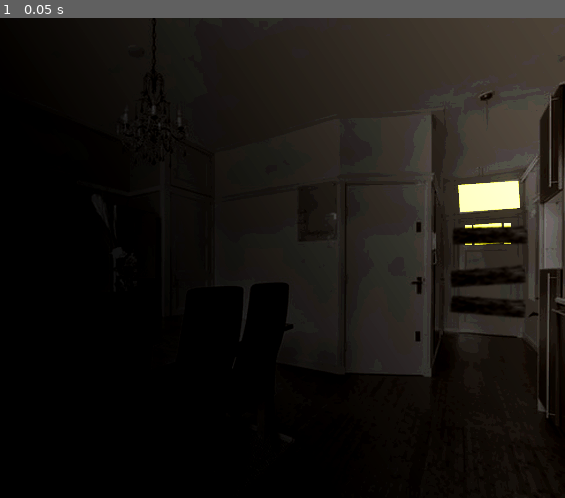
Above: before the commit, frame 1.
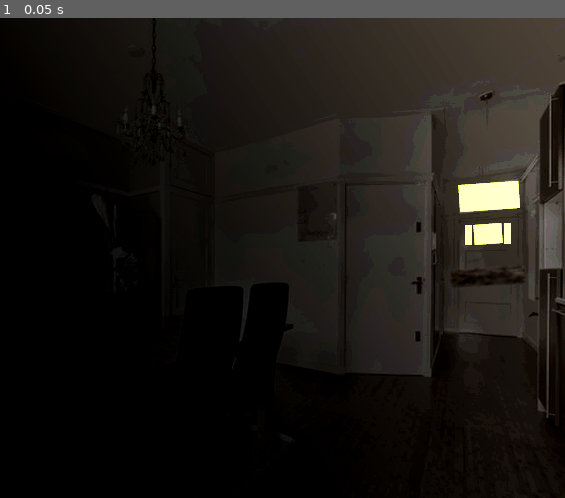
Above: after the commit, the same moment.

Repository: FlamingHerb/obsessed
Game: Godot game, scene res://scenes/areas/living_room.tscn
Two runs of this game, one before a commit and one after it. Both use one fixed random seed, a clock stepped at 60 frames per second and the inputs below. This scene is started directly instead of the project's main scene.
Inputs:
- Up to frame 1 (0.05 s): no input

The runs differ from the first frame. In frame 1, 0.9% of the frame differs, in the area x 79-94%, y 43-63%.

Commit message:
feat(var): add in more operations for variable setting

Diff:
--- a/resources/commands/command_set_variable.gd
+++ b/resources/commands/command_set_variable.gd
@@ -3,11 +3,30 @@
 class_name SetVariableCommand
 extends Commands
 
+enum OPERATION {
+	ADD,
+	SUBTRACT,
+	SET
+}
+
 ## Switch to change status.
 @export var variable: DataManager.VAR_NAME
+## Value that we want to set.
 @export var value: Variant
+## Operation done to the value.
+@export var operation: OPERATION = OPERATION.SET
 
 @warning_ignore("unused_parameter")
 func execute(node: MapEventBase) -> bool:
-	DataManager.set_variable(variable, value)
+	var data = DataManager.get_variable(variable)
+
+	match OPERATION:
+		OPERATION.ADD:
+			data += value
+		OPERATION.SUBTRACT:
+			data -= value
+
+	# NO OPERATION SET. BECAUSE WE ARE OPTIMIZING IDIOTS
+	DataManager.set_variable(variable, data)
+
 	return true
--- a/resources/events/event_page.gd
+++ b/resources/events/event_page.gd
@@ -28,8 +28,17 @@
 ## Self-switches required to activate this event page.
 @export var self_switch_triggers: Array[String]
 
+
 @export_category("Properties")
+## Type of Trigger to show.
 @export var trigger: TRIGGER_TYPE
+## Offset to issue for this specific event page.
+@export var offset_issued: Vector2
+## Turn this transparent after the triggers.
+@export var transparent: bool
+## Graphic node to refer to. Must be inside MapEventBase.
+## Will only show when specific conditions are set.
+@export var graphic: String
 
 @export_category("Commands")
 ## Commands to run for this event page.
--- /dev/null
+++ b/resources/events/living_room/board_planks.tres
@@ -0,0 +1,18 @@
+[gd_resource type="Resource" script_class="EventPage" format=3 uid="uid://dx06opxqxx1md"]
+
+[ext_resource type="Script" uid="uid://biefknbxbqcq2" path="res://resources/commands/command_template.gd" id="1_juiat"]
+[ext_resource type="Script" uid="uid://dg2l4x6x7w44q" path="res://resources/commands/command_message.gd" id="2_7goek"]
+[ext_resource type="Script" uid="uid://bdpj5h4j8eq0h" path="res://resources/events/event_page.gd" id="2_wv3hf"]
+[ext_resource type="Script" uid="uid://b27o0fm3tbj61" path="res://resources/conditions/variable_condition.gd" id="3_7goek"]
+
+[sub_resource type="Resource" id="Resource_2glo6"]
+script = ExtResource("2_7goek")
+window_text = "She boarded this up. I have to find something to break this..."
+metadata/_custom_type_script = "uid://dg2l4x6x7w44q"
+
+[resource]
+resource_name = "Board Planks"
+script = ExtResource("2_wv3hf")
+graphic = "Sprite"
+commands = Array[ExtResource("1_juiat")]([SubResource("Resource_2glo6")])
+metadata/_custom_type_script = "uid://bdpj5h4j8eq0h"
--- /dev/null
+++ b/resources/events/living_room/board_planks_down.tres
@@ -0,0 +1,21 @@
+[gd_resource type="Resource" script_class="EventPage" format=3 uid="uid://dw6omwgrg6leb"]
+
+[ext_resource type="Script" uid="uid://biefknbxbqcq2" path="res://resources/commands/command_template.gd" id="1_exmc5"]
+[ext_resource type="Script" uid="uid://dg2l4x6x7w44q" path="res://resources/commands/command_message.gd" id="2_exmc5"]
+[ext_resource type="Script" uid="uid://bdpj5h4j8eq0h" path="res://resources/events/event_page.gd" id="3_1rt2g"]
+[ext_resource type="Script" uid="uid://b27o0fm3tbj61" path="res://resources/conditions/variable_condition.gd" id="4_fj1rv"]
+
+[sub_resource type="Resource" id="Resource_3epv6"]
+script = ExtResource("2_exmc5")
+window_text = "Just a few more planks..."
+seconds = 2.0
+metadata/_custom_type_script = "uid://dg2l4x6x7w44q"
+
+[resource]
+resource_name = "Board Planks Down"
+script = ExtResource("3_1rt2g")
+switch_triggers = Array[int]([0])
+self_switch_triggers = Array[String](["BoardDown"])
+graphic = "Sprite"
+commands = Array[ExtResource("1_exmc5")]([SubResource("Resource_3epv6")])
+metadata/_custom_type_script = "uid://bdpj5h4j8eq0h"
--- /dev/null
+++ b/resources/events/living_room/board_planks_interactable.tres
@@ -0,0 +1,26 @@
+[gd_resource type="Resource" script_class="EventPage" format=3 uid="uid://dlwob5v4g1i2y"]
+
+[ext_resource type="Script" uid="uid://biefknbxbqcq2" path="res://resources/commands/command_template.gd" id="1_mo30u"]
+[ext_resource type="Script" uid="uid://cngduwe42kdaq" path="res://resources/commands/command_set_self_switch.gd" id="2_mo30u"]
+[ext_resource type="Script" uid="uid://bpadn0u8qkeif" path="res://resources/commands/command_set_variable.gd" id="2_us0c1"]
+[ext_resource type="Script" uid="uid://bdpj5h4j8eq0h" path="res://resources/events/event_page.gd" id="3_coih2"]
+[ext_resource type="Script" uid="uid://b27o0fm3tbj61" path="res://resources/conditions/variable_condition.gd" id="4_dylwi"]
+
+[sub_resource type="Resource" id="Resource_hgep1"]
+script = ExtResource("2_us0c1")
+value = 1
+operation = 0
+metadata/_custom_type_script = "uid://bpadn0u8qkeif"
+
+[sub_resource type="Resource" id="Resource_2glo6"]
+script = ExtResource("2_mo30u")
+switch = "BoardDown"
+metadata/_custom_type_script = "uid://cngduwe42kdaq"
+
+[resource]
+resource_name = "Board Planks Active"
+script = ExtResource("3_coih2")
+switch_triggers = Array[int]([0])
+graphic = "Sprite"
+commands = Array[ExtResource("1_mo30u")]([SubResource("Resource_hgep1"), SubResource("Resource_2glo6")])
+metadata/_custom_type_script = "uid://bdpj5h4j8eq0h"
--- a/scenes/areas/bathroom_downstairs.tscn
+++ b/scenes/areas/bathroom_downstairs.tscn
@@ -4,7 +4,7 @@
 [ext_resource type="Texture2D" uid="uid://c8qdqv7clj6nf" path="res://assets/graphics/bg/bathroom_downstairs.png" id="2_4wf2y"]
 [ext_resource type="PackedScene" uid="uid://s0cgr666xcug" path="res://scenes/map/map_event_base.tscn" id="3_y4lhg"]
 [ext_resource type="Script" uid="uid://bdpj5h4j8eq0h" path="res://resources/events/event_page.gd" id="4_cxf5q"]
-[ext_resource type="Resource" uid="uid://bry6br7jom0f0" path="res://resources/events/to_hall.tres" id="5_h8d3f"]
+[ext_resource type="Resource" uid="uid://bry6br7jom0f0" path="res://resources/events/area_transfer/to_hall.tres" id="5_h8d3f"]
 
 [sub_resource type="Gradient" id="Gradient_y4lhg"]
 colors = PackedColorArray(0, 0, 0, 0.8235294, 0, 0, 0, 0)
--- a/scenes/areas/bathroom_upstairs.tscn
+++ b/scenes/areas/bathroom_upstairs.tscn
@@ -4,7 +4,7 @@
 [ext_resource type="Texture2D" uid="uid://dhwn3pyuk8fp7" path="res://assets/graphics/bg/bathroom_upstairs.png" id="2_4e2xn"]
 [ext_resource type="PackedScene" uid="uid://s0cgr666xcug" path="res://scenes/map/map_event_base.tscn" id="3_1fm6j"]
 [ext_resource type="Script" uid="uid://bdpj5h4j8eq0h" path="res://resources/events/event_page.gd" id="4_cvae2"]
-[ext_resource type="Resource" uid="uid://b5kql52cus4kh" path="res://resources/events/to_hall_stairs.tres" id="5_37km5"]
+[ext_resource type="Resource" uid="uid://b5kql52cus4kh" path="res://resources/events/area_transfer/to_hall_stairs.tres" id="5_37km5"]
 
 [sub_resource type="Gradient" id="Gradient_y4lhg"]
 colors = PackedColorArray(0, 0, 0, 0.8235294, 0, 0, 0, 0)
--- a/scenes/areas/bed_room.tscn
+++ b/scenes/areas/bed_room.tscn
@@ -4,7 +4,7 @@
 [ext_resource type="Texture2D" uid="uid://ci0qflmohaa4b" path="res://assets/graphics/bg/bed_room.png" id="2_0tygs"]
 [ext_resource type="PackedScene" uid="uid://s0cgr666xcug" path="res://scenes/map/map_event_base.tscn" id="3_3yxs0"]
 [ext_resource type="Script" uid="uid://bdpj5h4j8eq0h" path="res://resources/events/event_page.gd" id="4_h5xoj"]
-[ext_resource type="Resource" uid="uid://b5kql52cus4kh" path="res://resources/events/to_hall_stairs.tres" id="5_jt4b5"]
+[ext_resource type="Resource" uid="uid://b5kql52cus4kh" path="res://resources/events/area_transfer/to_hall_stairs.tres" id="5_jt4b5"]
 [ext_resource type="Script" uid="uid://biefknbxbqcq2" path="res://resources/commands/command_template.gd" id="5_ovx53"]
 [ext_resource type="Script" uid="uid://b27o0fm3tbj61" path="res://resources/conditions/variable_condition.gd" id="6_jt4b5"]
 [ext_resource type="Script" uid="uid://dg2l4x6x7w44q" path="res://resources/commands/command_message.gd" id="9_k2ram"]
--- a/scenes/areas/closet_room.tscn
+++ b/scenes/areas/closet_room.tscn
@@ -4,13 +4,13 @@
 [ext_resource type="Texture2D" uid="uid://c5w5kj5snnmn0" path="res://assets/graphics/bg/closet_room.png" id="2_o85dr"]
 [ext_resource type="PackedScene" uid="uid://s0cgr666xcug" path="res://scenes/map/map_event_base.tscn" id="3_6kk2w"]
 [ext_resource type="Script" uid="uid://bdpj5h4j8eq0h" path="res://resources/events/event_page.gd" id="4_ei1gx"]
-[ext_resource type="Resource" uid="uid://b5kql52cus4kh" path="res://resources/events/to_hall_stairs.tres" id="5_qtfh4"]
+[ext_resource type="Resource" uid="uid://b5kql52cus4kh" path="res://resources/events/area_transfer/to_hall_stairs.tres" id="5_qtfh4"]
 
-[sub_resource type="Gradient" id="Gradient_jt4b5"]
+[sub_resource type="Gradient" id="Gradient_6kk2w"]
 colors = PackedColorArray(0, 0, 0, 0.8235294, 0, 0, 0, 0)
 
 [sub_resource type="GradientTexture2D" id="GradientTexture2D_6kk2w"]
-gradient = SubResource("Gradient_jt4b5")
+gradient = SubResource("Gradient_6kk2w")
 width = 640
 height = 480
 fill_from = Vector2(0.5, 0.1)
--- a/scenes/areas/garage.tscn
+++ b/scenes/areas/garage.tscn
@@ -4,13 +4,13 @@
 [ext_resource type="Texture2D" uid="uid://11o77xhdyp4f" path="res://assets/graphics/bg/garage.png" id="2_utxgq"]
 [ext_resource type="PackedScene" uid="uid://s0cgr666xcug" path="res://scenes/map/map_event_base.tscn" id="3_k3tx4"]
 [ext_resource type="Script" uid="uid://bdpj5h4j8eq0h" path="res://resources/events/event_page.gd" id="4_l6rr3"]
-[ext_resource type="Resource" uid="uid://bry6br7jom0f0" path="res://resources/events/to_hall.tres" id="5_xrobh"]
+[ext_resource type="Resource" uid="uid://bry6br7jom0f0" path="res://resources/events/area_transfer/to_hall.tres" id="5_xrobh"]
 
-[sub_resource type="Gradient" id="Gradient_y4lhg"]
+[sub_resource type="Gradient" id="Gradient_k3tx4"]
 colors = PackedColorArray(0, 0, 0, 0.8235294, 0, 0, 0, 0)
 
 [sub_resource type="GradientTexture2D" id="GradientTexture2D_k3tx4"]
-gradient = SubResource("Gradient_y4lhg")
+gradient = SubResource("Gradient_k3tx4")
 width = 640
 height = 480
 fill_from = Vector2(0.5, 0)
--- a/scenes/areas/hall.tscn
+++ b/scenes/areas/hall.tscn
@@ -4,10 +4,10 @@
 [ext_resource type="Texture2D" uid="uid://bc00ytka7xc8o" path="res://assets/graphics/bg/hall.png" id="2_f55t6"]
 [ext_resource type="PackedScene" uid="uid://s0cgr666xcug" path="res://scenes/map/map_event_base.tscn" id="3_4e5cd"]
 [ext_resource type="Script" uid="uid://bdpj5h4j8eq0h" path="res://resources/events/event_page.gd" id="4_p8kip"]
-[ext_resource type="Resource" uid="uid://b5kql52cus4kh" path="res://resources/events/to_hall_stairs.tres" id="5_f3ugf"]
-[ext_resource type="Resource" uid="uid://c15p0kg3nucvc" path="res://resources/events/to_garage.tres" id="6_fut28"]
-[ext_resource type="Resource" uid="uid://d28sswxfq8lf5" path="res://resources/events/to_bath_room_downstairs.tres" id="7_i6a3y"]
-[ext_resource type="Resource" uid="uid://bxvsfduxg6uxf" path="res://resources/events/to_living_room.tres" id="8_lan0v"]
+[ext_resource type="Resource" uid="uid://b5kql52cus4kh" path="res://resources/events/area_transfer/to_hall_stairs.tres" id="5_f3ugf"]
+[ext_resource type="Resource" uid="uid://c15p0kg3nucvc" path="res://resources/events/area_transfer/to_garage.tres" id="6_fut28"]
+[ext_resource type="Resource" uid="uid://d28sswxfq8lf5" path="res://resources/events/area_transfer/to_bath_room_downstairs.tres" id="7_i6a3y"]
+[ext_resource type="Resource" uid="uid://bxvsfduxg6uxf" path="res://resources/events/area_transfer/to_living_room.tres" id="8_lan0v"]
 [ext_resource type="Script" uid="uid://biefknbxbqcq2" path="res://resources/commands/command_template.gd" id="9_lan0v"]
 [ext_resource type="Script" uid="uid://dg2l4x6x7w44q" path="res://resources/commands/command_message.gd" id="10_ldcdr"]
 [ext_resource type="Script" uid="uid://b27o0fm3tbj61" path="res://resources/conditions/variable_condition.gd" id="11_mx2il"]
--- a/scenes/areas/hall_stairs.tscn
+++ b/scenes/areas/hall_stairs.tscn
@@ -4,10 +4,10 @@
 [ext_resource type="Texture2D" uid="uid://b4y78hphu7aac" path="res://assets/graphics/bg/hall_stairs.png" id="2_sdjyn"]
 [ext_resource type="PackedScene" uid="uid://s0cgr666xcug" path="res://scenes/map/map_event_base.tscn" id="3_n7hcf"]
 [ext_resource type="Script" uid="uid://bdpj5h4j8eq0h" path="res://resources/events/event_page.gd" id="4_jca5f"]
-[ext_resource type="Resource" uid="uid://dgxdn1mgdju1y" path="res://resources/events/to_bed_room.tres" id="5_hqxhg"]
-[ext_resource type="Resource" uid="uid://bq7fpinggvitt" path="res://resources/events/to_bath_room_upstairs.tres" id="6_hqxhg"]
-[ext_resource type="Resource" uid="uid://dcgjq6tmqcpgv" path="res://resources/events/to_closet_room.tres" id="7_0vewf"]
-[ext_resource type="Resource" uid="uid://bry6br7jom0f0" path="res://resources/events/to_hall.tres" id="8_jca5f"]
+[ext_resource type="Resource" uid="uid://dgxdn1mgdju1y" path="res://resources/events/area_transfer/to_bed_room.tres" id="5_hqxhg"]
+[ext_resource type="Resource" uid="uid://bq7fpinggvitt" path="res://resources/events/area_transfer/to_bath_room_upstairs.tres" id="6_hqxhg"]
+[ext_resource type="Resource" uid="uid://dcgjq6tmqcpgv" path="res://resources/events/area_transfer/to_closet_room.tres" id="7_0vewf"]
+[ext_resource type="Resource" uid="uid://bry6br7jom0f0" path="res://resources/events/area_transfer/to_hall.tres" id="8_jca5f"]
 
 [sub_resource type="Gradient" id="Gradient_lan0v"]
 colors = PackedColorArray(0, 0, 0, 1, 0, 0, 0, 0)
--- a/scenes/areas/kitchen.tscn
+++ b/scenes/areas/kitchen.tscn
@@ -4,7 +4,7 @@
 [ext_resource type="Texture2D" uid="uid://y71no3w8x4ug" path="res://assets/graphics/bg/kitchen.png" id="2_mtfoj"]
 [ext_resource type="PackedScene" uid="uid://s0cgr666xcug" path="res://scenes/map/map_event_base.tscn" id="3_jvgkm"]
 [ext_resource type="Script" uid="uid://bdpj5h4j8eq0h" path="res://resources/events/event_page.gd" id="4_ffsgo"]
-[ext_resource type="Resource" uid="uid://bxvsfduxg6uxf" path="res://resources/events/to_living_room.tres" id="5_tnnaj"]
+[ext_resource type="Resource" uid="uid://bxvsfduxg6uxf" path="res://resources/events/area_transfer/to_living_room.tres" id="5_tnnaj"]
 
 [sub_resource type="Gradient" id="Gradient_y4lhg"]
 colors = PackedColorArray(0, 0, 0, 0.8235294, 0, 0, 0, 0)
--- a/scenes/areas/living_room.tscn
+++ b/scenes/areas/living_room.tscn
@@ -6,8 +6,11 @@
 [ext_resource type="Texture2D" uid="uid://yk8ufvy16d4e" path="res://assets/graphics/items/wood.png" id="3_pfpmf"]
 [ext_resource type="Environment" uid="uid://t0buq04dujjp" path="res://resources/new_environment.tres" id="4_2glo6"]
 [ext_resource type="Script" uid="uid://bdpj5h4j8eq0h" path="res://resources/events/event_page.gd" id="4_sva3m"]
-[ext_resource type="Resource" uid="uid://bry6br7jom0f0" path="res://resources/events/to_hall.tres" id="5_pfpmf"]
-[ext_resource type="Resource" uid="uid://dufrdpxh73qdy" path="res://resources/events/to_kitchen.tres" id="6_sva3m"]
+[ext_resource type="Resource" uid="uid://bry6br7jom0f0" path="res://resources/events/area_transfer/to_hall.tres" id="5_pfpmf"]
+[ext_resource type="Resource" uid="uid://dufrdpxh73qdy" path="res://resources/events/area_transfer/to_kitchen.tres" id="6_sva3m"]
+[ext_resource type="Resource" uid="uid://dx06opxqxx1md" path="res://resources/events/living_room/board_planks.tres" id="8_hgep1"]
+[ext_resource type="Resource" uid="uid://dlwob5v4g1i2y" path="res://resources/events/living_room/board_planks_interactable.tres" id="9_7s5uc"]
+[ext_resource type="Resource" uid="uid://dw6omwgrg6leb" path="res://resources/events/living_room/board_planks_down.tres" id="10_7s5uc"]
 
 [sub_resource type="Gradient" id="Gradient_pfpmf"]
 offsets = PackedFloat32Array(0)
@@ -44,23 +47,6 @@
 position = Vector2(320, 240)
 texture = ExtResource("2_btl2f")
 
-[node name="Sprite2D2" type="Sprite2D" parent="." unique_id=765492802]
-modulate = Color(0.2627451, 0.2627451, 0.2627451, 1)
-position = Vector2(563, 259)
-rotation = -0.1449411
-texture = ExtResource("3_pfpmf")
-
-[node name="Sprite2D3" type="Sprite2D" parent="." unique_id=1430812474]
-modulate = Color(0.2627451, 0.2627451, 0.2627451, 1)
-position = Vector2(563, 289)
-texture = ExtResource("3_pfpmf")
-
-[node name="Sprite2D4" type="Sprite2D" parent="." unique_id=1023272724]
-modulate = Color(0.2627451, 0.2627451, 0.2627451, 1)
-position = Vector2(565, 218)
-rotation = -0.093478166
-texture = ExtResource("3_pfpmf")
-
 [node name="Shadow" type="Sprite2D" parent="." unique_id=1693263211]
 modulate = Color(0.14509805, 0.14509805, 0.14509805, 1)
 self_modulate = Color(0.14509805, 0.14509805, 0.14509805, 1)
@@ -81,3 +67,15 @@
 
 [node name="CollisionPolygon2D" type="CollisionPolygon2D" parent="ToKitchen" unique_id=843016154]
 polygon = PackedVector2Array(420, 167, 501, 166, 501, 359, 420, 357)
+
+[node name="Plank" parent="." unique_id=1357573954 instance=ExtResource("3_ms3w4")]
+event_page_list = Array[ExtResource("4_sva3m")]([ExtResource("8_hgep1"), ExtResource("9_7s5uc"), ExtResource("10_7s5uc")])
+
+[node name="Sprite" type="Sprite2D" parent="Plank" unique_id=765492802]
+modulate = Color(0.2627451, 0.2627451, 0.2627451, 1)
+position = Vector2(563, 259)
+rotation = -0.1449411
+texture = ExtResource("3_pfpmf")
+
+[node name="CollisionPolygon2D" type="CollisionPolygon2D" parent="Plank" unique_id=1600126869]
+polygon = PackedVector2Array(526, 253, 527, 268, 600, 264, 600, 247)
--- a/scripts/logic/data_manager.gd
+++ b/scripts/logic/data_manager.gd
@@ -10,11 +10,11 @@
 extends Node
 
 enum SWCH_NAME {
-	LOC_1_STALL,
+	HAMMER_GOTTEN,
 }
 
 enum VAR_NAME {
-	VAR_1,
+	BOARDS_BROKEN,
 	VAR_2,
 }
 
--- a/scripts/logic/events.gd
+++ b/scripts/logic/events.gd
@@ -17,6 +17,9 @@
 # For opening save/load menu
 signal open_save_menu
 signal open_load_menu
+
+# An event is running. Stop any other events from running.
+signal event_running(running: bool)
 
 ## When you want to force the state change
 signal state_change_force(target_state_path: String)
--- a/scripts/map/map_event_base.gd
+++ b/scripts/map/map_event_base.gd
@@ -22,6 +22,10 @@
 
 # Called when the node enters the scene tree for the first time.
 func _ready() -> void:
+	# Connect in case other events may clash.
+	Events.event_running.connect(_another_event_running)
+
+	# Connect for any data changes.
 	DataManager.data_changed.connect(_find_suitable_page)
 
 	# Making sure every map event has at least a page, even if it is empty.
@@ -30,6 +34,10 @@
 	# In the possibility that, when you load in and there's no triggers, it will
 	# activate the following.
 	_find_suitable_page()
+
+func _another_event_running(running: bool) -> void:
+	pass
+
 
 func _process(_delta: float) -> void:
 	if current_page:
@@ -40,8 +48,15 @@
 
 func _on_input_event(viewport: Node, event: InputEvent, shape_idx: int) -> void:
 	if event is InputEventMouseButton and event.is_pressed():
-		interact()
-		get_viewport().set_input_as_handled()
+		match event.button_index:
+			MOUSE_BUTTON_LEFT:
+				interact()
+				get_viewport().set_input_as_handled()
+			MOUSE_BUTTON_MASK_RIGHT:
+				if not OS.is_debug_build(): return
+				print("[DEBUG] Current active page: ", current_page.resource_name)
+				get_viewport().set_input_as_handled()
+
 
 # When DataManager changes, find a better page host.
 func _find_suitable_page() -> void:
@@ -68,16 +83,20 @@
 	lock = true
 	index = 0
 
-	for command in event_page.commands:
-		index += 1
+	# REFACTOR this.
+
+	while index < len(event_page.commands):
+		var command = event_page.commands[index]
 		if command is EndEventCommand: break
 
 		# Debugging
-		print("Running command: ", command.get_script().get_global_name())
+		print("Running command #", index, ": " , command.get_script().get_global_name())
 
 		@warning_ignore("redundant_await")
 		await command.execute(self)
+		index += 1
 
+	print("DEBUG: Event ended.")
 	lock = false
 
 # Run the interaction.
Renamed: resources/events/to_bath_room_downstairs.tres -> resources/events/area_transfer/to_bath_room_downstairs.tres
Renamed: resources/events/to_bath_room_upstairs.tres -> resources/events/area_transfer/to_bath_room_upstairs.tres
Renamed: resources/events/to_bed_room.tres -> resources/events/area_transfer/to_bed_room.tres
Renamed: resources/events/to_closet_room.tres -> resources/events/area_transfer/to_closet_room.tres
Renamed: resources/events/to_garage.tres -> resources/events/area_transfer/to_garage.tres
Renamed: resources/events/to_hall.tres -> resources/events/area_transfer/to_hall.tres
Renamed: resources/events/to_hall_stairs.tres -> resources/events/area_transfer/to_hall_stairs.tres
Renamed: resources/events/to_kitchen.tres -> resources/events/area_transfer/to_kitchen.tres
Renamed: resources/events/to_living_room.tres -> resources/events/area_transfer/to_living_room.tres
